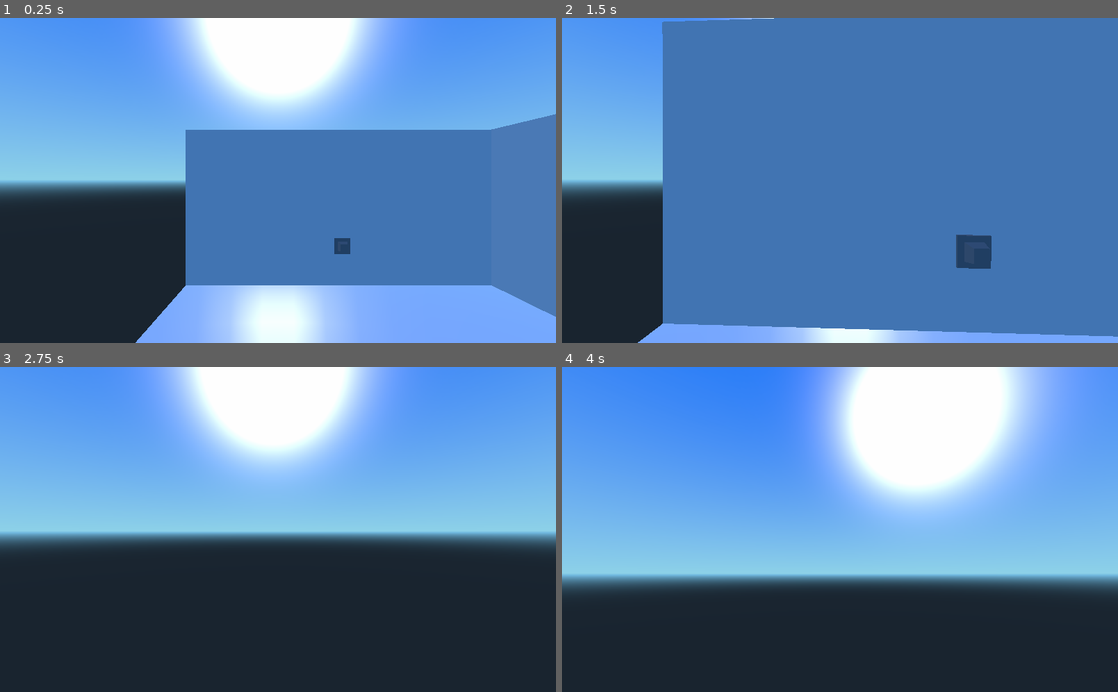
Above: before the commit, frames 1-4 (two rows, left to right).
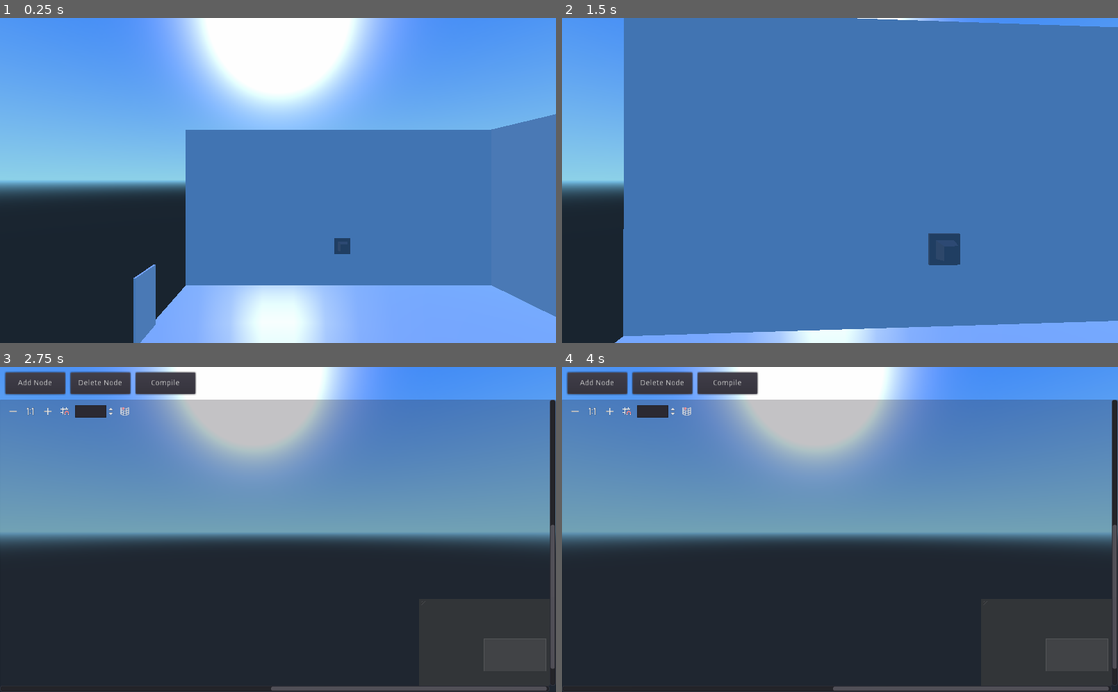
Above: after the commit, the same moments.

Repository: LAK132/GameGame
Game: Godot game, scene res://Scenes/Main.tscn
Two runs of this game, one before a commit and one after it. Both use one fixed random seed, a clock stepped at 60 frames per second and the inputs below.
Inputs (mouse positions are in pixels of both pictures, inside the frame that each line leads up to):
- Up to frame 1 (0.25 s): no input
- Up to frame 2 (1.5 s): move the mouse to (867, 180) at 0.52 s; hold W (Forward) from 0.53 s (still down); tap E (interact, bound only after the commit) at 0.6 s; tap Space (Jump) at 0.77 s; tap Tab (ui_tab, bound only after the commit) at 0.8, 1.35 s; move the mouse to (812, 180) at 1.27 s
- Up to frame 3 (2.75 s): keep holding W (Forward); tap Space (Jump) at 1.52 s; tap E (interact, bound only after the commit) at 1.55, 2.1 s; move the mouse to (289, 523) at 2.02 s; tap Tab (ui_tab, bound only after the commit) at 2.3 s
- Up to frame 4 (4 s): release W (Forward) at 2.75 s; click (573, 412) at 2.77 s; click (612, 412) at 3.52 s

The runs differ from the first frame. In frame 1, 0.8% of the frame differs, in the area x 24-28%, y 75-100%; in frame 2, 11%; in frame 3, 53%; in frame 4, 72%, in the area x 0-100%, y 0-100%.
Error after the commit: Parse Error: Too many arguments for "poll()" call. Expected at most 0. (res://nodeeditor/Node.gd:82)

Commit message:
update

Diff:
--- a/Godot/NodeEditor.tscn
+++ b/Godot/NodeEditor.tscn
@@ -22,7 +22,7 @@
 func _on_item_pressed(ID):
 	editor.add_node(ID)"
 
-[node name="NodeEditor" type="CanvasLayer" index="0"]
+[node name="NodeEditor" type="CanvasLayer"]
 
 layer = 1
 offset = Vector2( 0, 0 )
--- a/Godot/Scenes/Main.tscn
+++ b/Godot/Scenes/Main.tscn
@@ -1,10 +1,11 @@
-[gd_scene load_steps=13 format=2]
+[gd_scene load_steps=14 format=2]
 
 [ext_resource path="res://Scenes/Scripts/Main.gd" type="Script" id=1]
 [ext_resource path="res://Scenes/Door.tscn" type="PackedScene" id=2]
 [ext_resource path="res://Scenes/Button.tscn" type="PackedScene" id=3]
 [ext_resource path="res://Scenes/Player.tscn" type="PackedScene" id=4]
 [ext_resource path="res://Scenes/PopupMenu.tscn" type="PackedScene" id=5]
+[ext_resource path="res://NodeEditor.tscn" type="PackedScene" id=6]
 
 [sub_resource type="MultiMesh" id=1]
 
@@ -100,7 +101,7 @@
 
 points = PoolVector3Array( -1, 1, 1, 1, 1, -1, 1, 1, 1, -1, 1, -1, -1, -1, 1, 1, -1, -1, 1, -1, 1, -1, -1, -1, 1, 1, 1, -1, 1, -1, 1, 1, -1, -1, 1, 1, 1, -1, 1, -1, -1, -1, 1, -1, -1, -1, -1, 1, 1, 1, 1, -1, -1, 1, -1, 1, 1, 1, -1, 1, 1, 1, -1, -1, -1, -1, -1, 1, -1, 1, -1, -1 )
 
-[node name="Spatial" type="Spatial"]
+[node name="Spatial" type="Spatial" index="0"]
 
 script = ExtResource( 1 )
 
@@ -225,3 +226,9 @@
 [node name="PopupMenu" parent="." index="3" instance=ExtResource( 5 )]
 
 visible = false
+
+[node name="NodeEditor" parent="." index="4" instance=ExtResource( 6 )]
+
+[node name="Door2" parent="." index="5" instance=ExtResource( 2 )]
+
+transform = Transform( 1, 0, 0, 0, 1, 0, 0, 0, 1, -9.84575, 0, -5.52129 )
--- a/Godot/Scenes/Scripts/Main.gd
+++ b/Godot/Scenes/Scripts/Main.gd
@@ -1,24 +1,43 @@
 extends Spatial
 
+onready var NodeEditor = get_node("NodeEditor")
+onready var NodeEditorVis = get_node("NodeEditor/EditorContainer")
 onready var menu = get_node("PopupMenu")
 onready var buttonArea = get_node("Button/Spatial/MeshInstance/Area")
 onready var openDoor = get_node("World/Door/OpenDoor")
 onready var closeDoor = get_node("World/Door/ClosedDoor")
+onready var openDoor2 = get_node("Door2/OpenDoor")
+onready var closeDoor2 = get_node("Door2/ClosedDoor")
 
 var within_button = false
+var connected = false
+var open = false
 
 func _ready():
+	NodeEditorVis.hide()
 	closeDoor.show()
+	closeDoor2.show()
 	get_node("PopupMenu/Resume").connect("pressed", self, "_resume")
 	get_node("PopupMenu/Quit").connect("pressed", self, "_quit")
 	buttonArea.connect("area_entered", self, "_playerEnterButton")
 	buttonArea.connect("area_exited", self, "_playerExitButton")
+	NodeEditor.addWorldTrigger("Door", funcref(self, "_connected"))
 	pass
 
 func _resume():
 	menu.hide()
 	Input.set_mouse_mode(Input.MOUSE_MODE_CAPTURED)
 	pass
+
+func _connected(door):
+	if door == true:
+		closeDoor.hide()
+		openDoor.show()
+		open = true
+	else:
+		open = false
+		openDoor.hide()
+		closeDoor.show()
 
 func _quit():
 	get_tree().quit()
@@ -41,8 +60,21 @@
 			menu.show()
 			Input.set_mouse_mode(Input.MOUSE_MODE_VISIBLE)
 
-	if within_button and Input.is_key_pressed(KEY_E):
-		if closeDoor.is_visible_in_tree():
-			closeDoor.hide()
-			openDoor.show()
+
+
+	if open == true and within_button and Input.is_action_just_pressed("interact"):
+		if closeDoor2.is_visible_in_tree():
+			closeDoor2.hide()
+			openDoor2.show()
+		elif openDoor2.is_visible_in_tree():
+			closeDoor2.show()
+			openDoor2.hide()
+
+	if Input.is_action_just_pressed("ui_tab"):
+		if NodeEditorVis.is_visible_in_tree():
+			NodeEditorVis.hide()
+			Input.set_mouse_mode(Input.MOUSE_MODE_CAPTURED)
+		else:
+			NodeEditorVis.show()
+			Input.set_mouse_mode(Input.MOUSE_MODE_VISIBLE)
 	pass
--- a/Godot/project.godot
+++ b/Godot/project.godot
@@ -40,6 +40,10 @@
  ]
 ui_menu=[ Object(InputEventKey,"resource_local_to_scene":false,"resource_name":"","device":0,"alt":false,"shift":false,"control":false,"meta":false,"command":false,"pressed":false,"scancode":16777217,"unicode":0,"echo":false,"script":null)
  ]
+ui_tab=[ Object(InputEventKey,"resource_local_to_scene":false,"resource_name":"","device":0,"alt":false,"shift":false,"control":false,"meta":false,"command":false,"pressed":false,"scancode":16777218,"unicode":0,"echo":false,"script":null)
+ ]
+interact=[ Object(InputEventKey,"resource_local_to_scene":false,"resource_name":"","device":0,"alt":false,"shift":false,"control":false,"meta":false,"command":false,"pressed":false,"scancode":69,"unicode":0,"echo":false,"script":null)
+ ]
 
 [rendering]
 
Not shown, changed: Godot/models/active/moonman.obj.import
Not shown, changed: Godot/models/static/plane.obj.import
